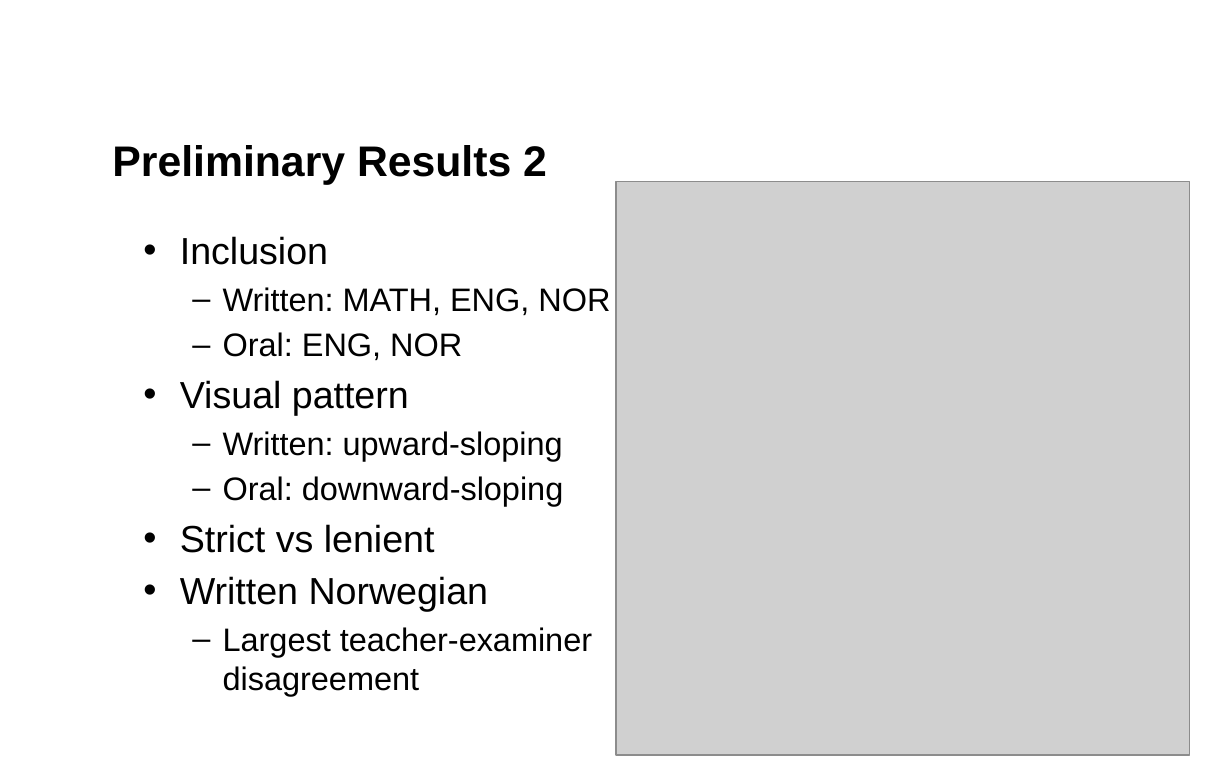
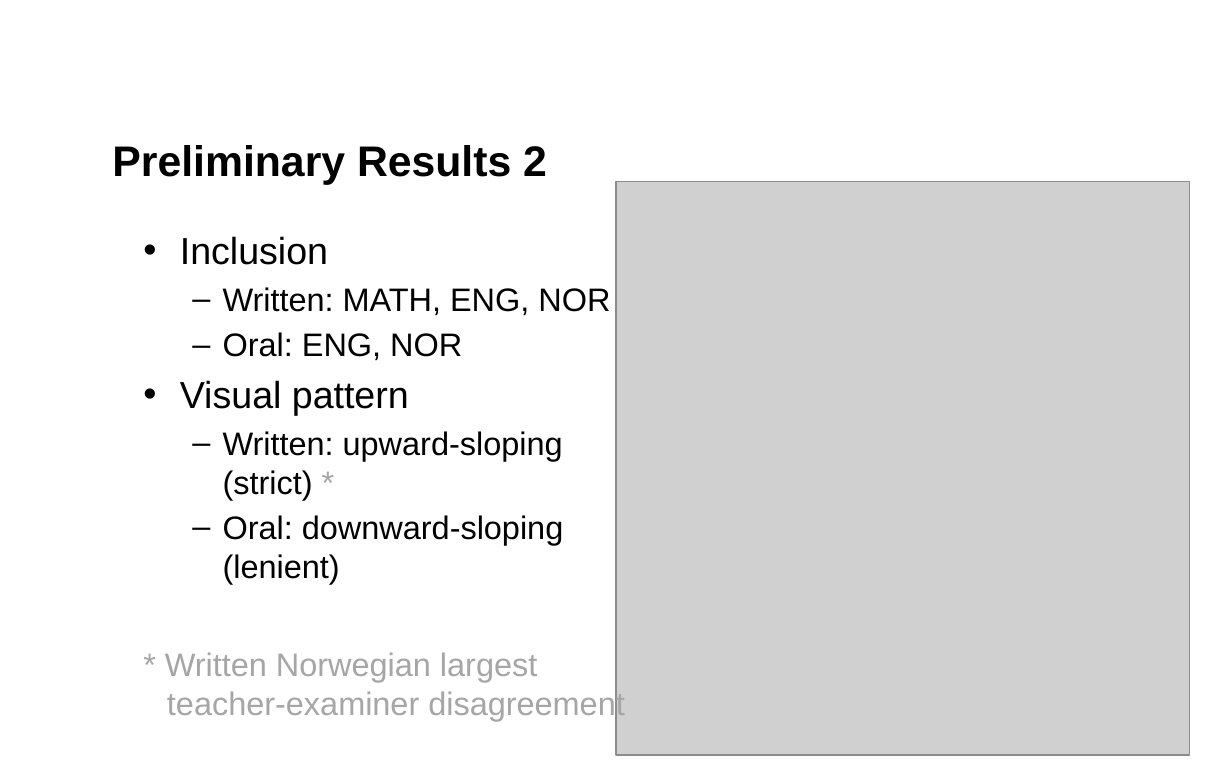
Before and after one commit to tonyctan/CEMO-PhD, a slide deck: slide 6 of Teaching/NERA_2022/Tony.pptx. Drawn at 1232x770 pixels with LibreOffice and Linux fonts; fonts in the diff are those of the drawing; grey boxes stand for pictures; background and template pictures are left out. Boxes give left, top, right and bottom in pixels: in the first picture for what was removed or moved away, otherwise in the second. Text is boxed around its words. In the diff, an @@ line names an element or a change of style, - is before the commit and + after.

```diff
--- a/Teaching/NERA_2022/Tony.pptx
+++ b/Teaching/NERA_2022/Tony.pptx
@@ text at box(165, 431, 624, 721): text changed @@
-  – Written: upward-sloping
-  – Oral: downward-sloping
-• Strict vs lenient
-• Written Norwegian
-  – Largest teacher-examiner disagreement
+  – Written: upward-sloping (strict) *
+  – Oral: downward-sloping (lenient)
+* Written Norwegian largest teacher-examiner disagreement
```
Also in this commit, not shown: 2 other slides changed, 11 other files.
